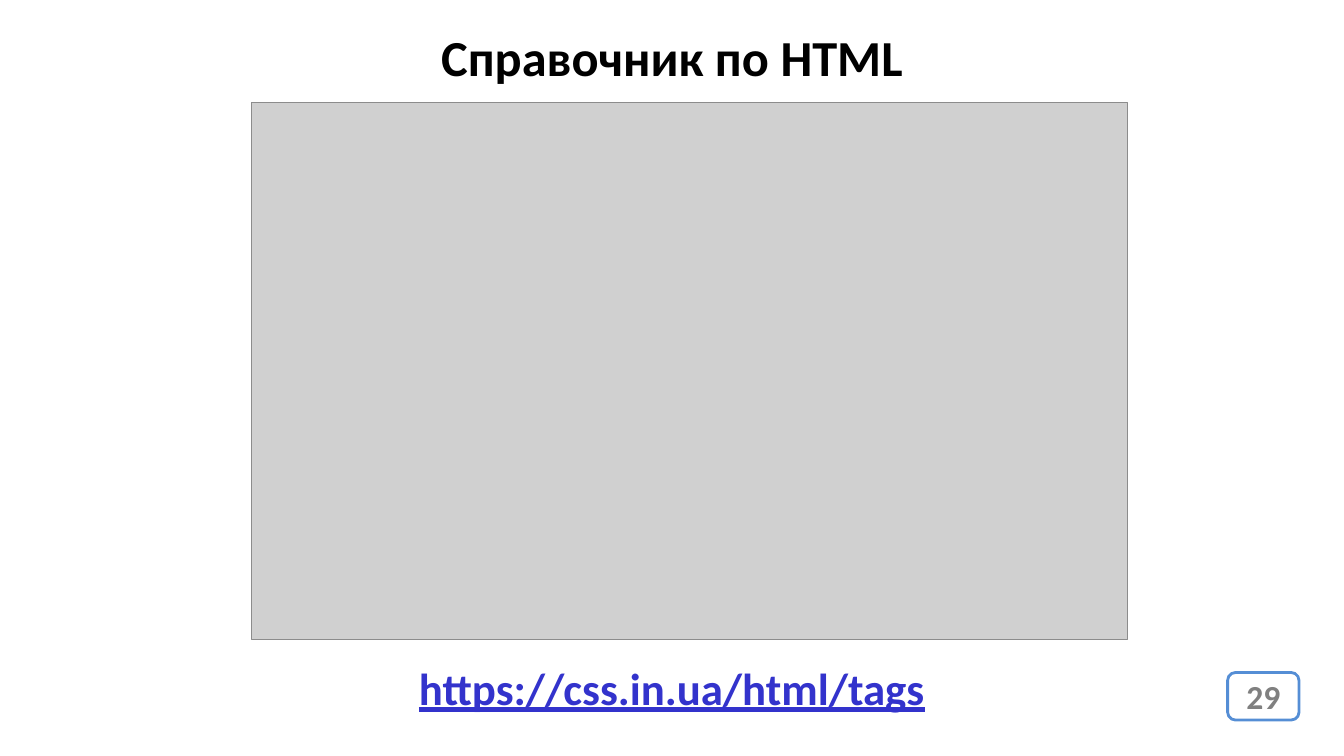
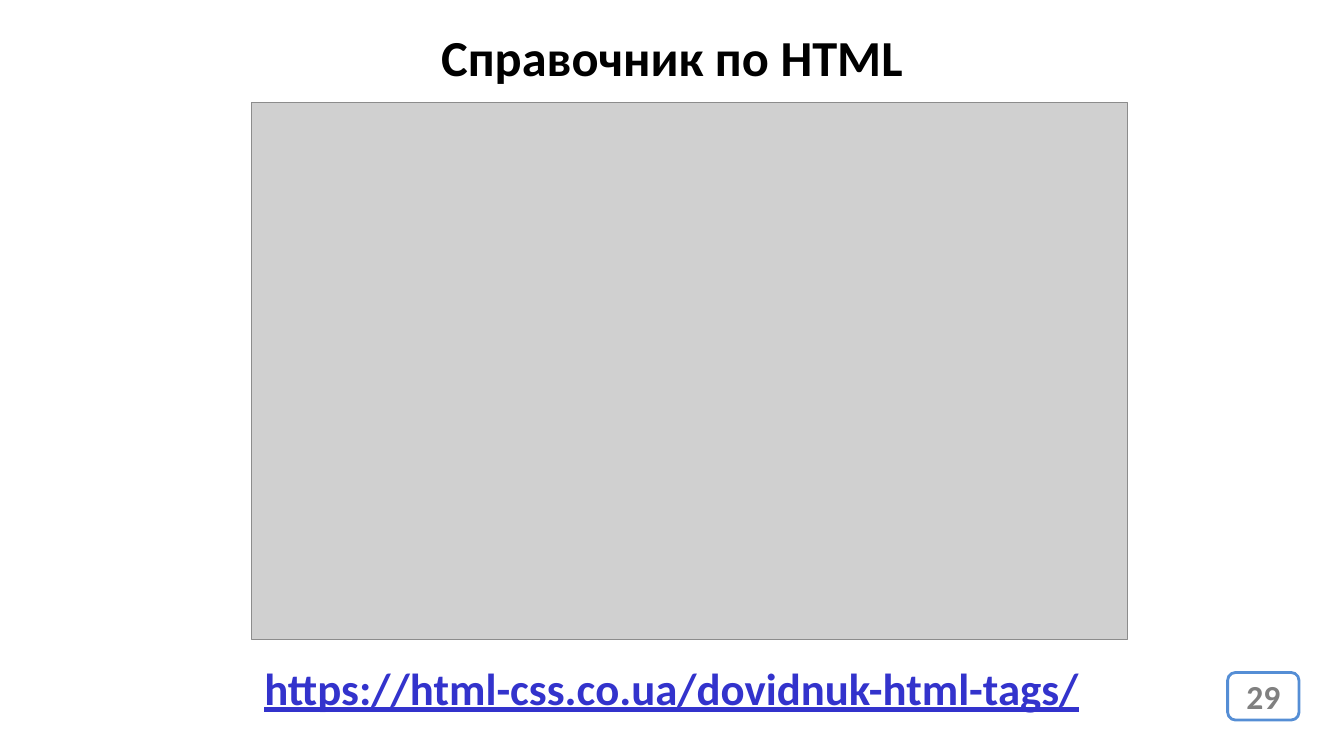
Before and after one commit to web44-ortdnipro/lesson01, a slide deck: slide 29 of lesson01.pptx. Drawn at 1344x756 pixels with LibreOffice and Linux fonts; fonts in the diff are those of the drawing; grey boxes stand for pictures. Boxes give left, top, right and bottom in pixels: in the first picture for what was removed or moved away, otherwise in the second. Text is boxed around its words. In the diff, an @@ line names an element or a change of style, - is before the commit and + after.

```diff
--- a/lesson01.pptx
+++ b/lesson01.pptx
@@ text at box(264, 673, 1078, 713): text changed @@
-https://css.in.ua/html/tags
+https://html-css.co.ua/dovidnuk-html-tags/
```
Also in this commit, not shown: 1 other file.
